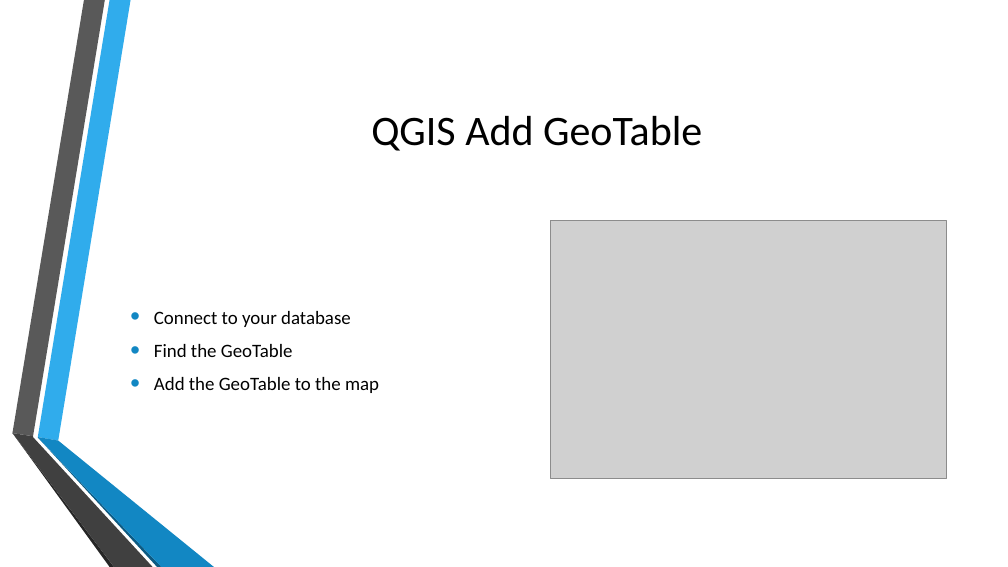
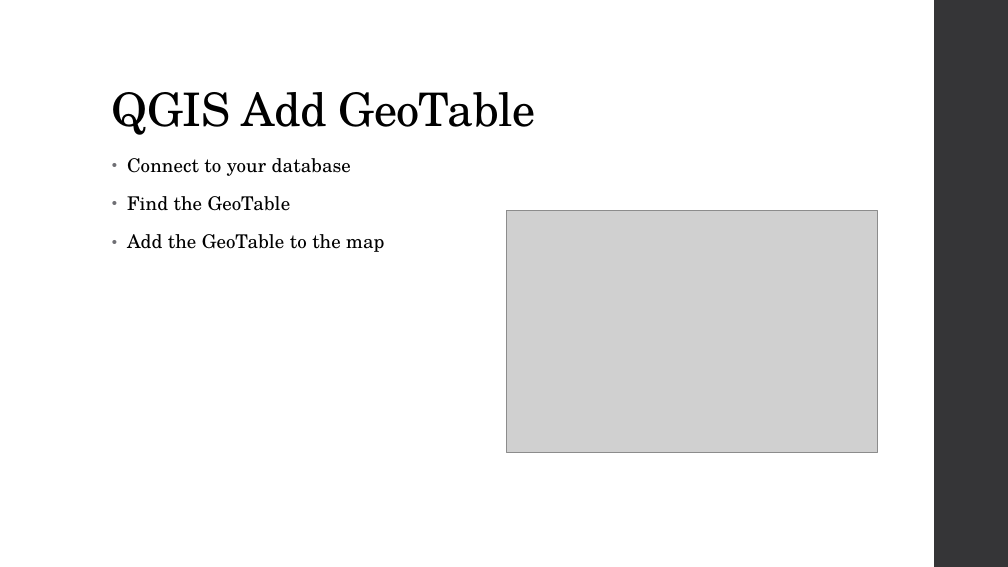
Before and after one commit to MGIS-UMN/GIS5577_week5, a slide deck: slide 27 of Spatial_Databases.odp. Drawn at 1008x567 pixels with LibreOffice and Linux fonts; fonts in the diff are those of the drawing; grey boxes stand for pictures; background and template pictures are left out. Boxes give left, top, right and bottom in pixels: in the first picture for what was removed or moved away, otherwise in the second. Text is boxed around its words. In the diff, an @@ line names an element or a change of style, - is before the commit and + after.

```diff
--- a/Spatial_Databases.odp
+++ b/Spatial_Databases.odp
@@ freeform shape added at (x1=934, y1=0, x2=1008, y2=567), fill #353537 @@
@@ title "QGIS Add GeoTable" moved from (x1=371, y1=116, x2=702, y2=151) to (x1=112, y1=92, x2=536, y2=135) @@
@@ title "QGIS Add GeoTable" at (x1=112, y1=92, x2=536, y2=135): size 40 to 44 pt, font Calibri to TeX Gyre Schola, letter spacing 0 to -0.5 pt; alignment centre to left; line spacing 1 to 0.9; vertical alignment middle to bottom @@
@@ text "Connect to your database" moved from (x1=154, y1=311, x2=379, y2=393) to (x1=127, y1=158, x2=384, y2=252) @@
@@ text "Connect to your database" at (x1=127, y1=158, x2=384, y2=252): font Calibri to TeX Gyre Schola, letter spacing 0 to 0.1 pt; indent changed; line spacing 1 to 0.95; more space between paragraphs; bullet colour #1287C3 to #6F6F74; vertical alignment middle to top @@
@@ picture resized from (x1=551, y1=221, x2=947, y2=479) to (x1=507, y1=210, x2=877, y2=452) @@
@@ group removed at (x1=12, y1=0, x2=214, y2=567): 6 freeform shapes @@
```
Also in this commit, not shown: 40 other slides changed.
